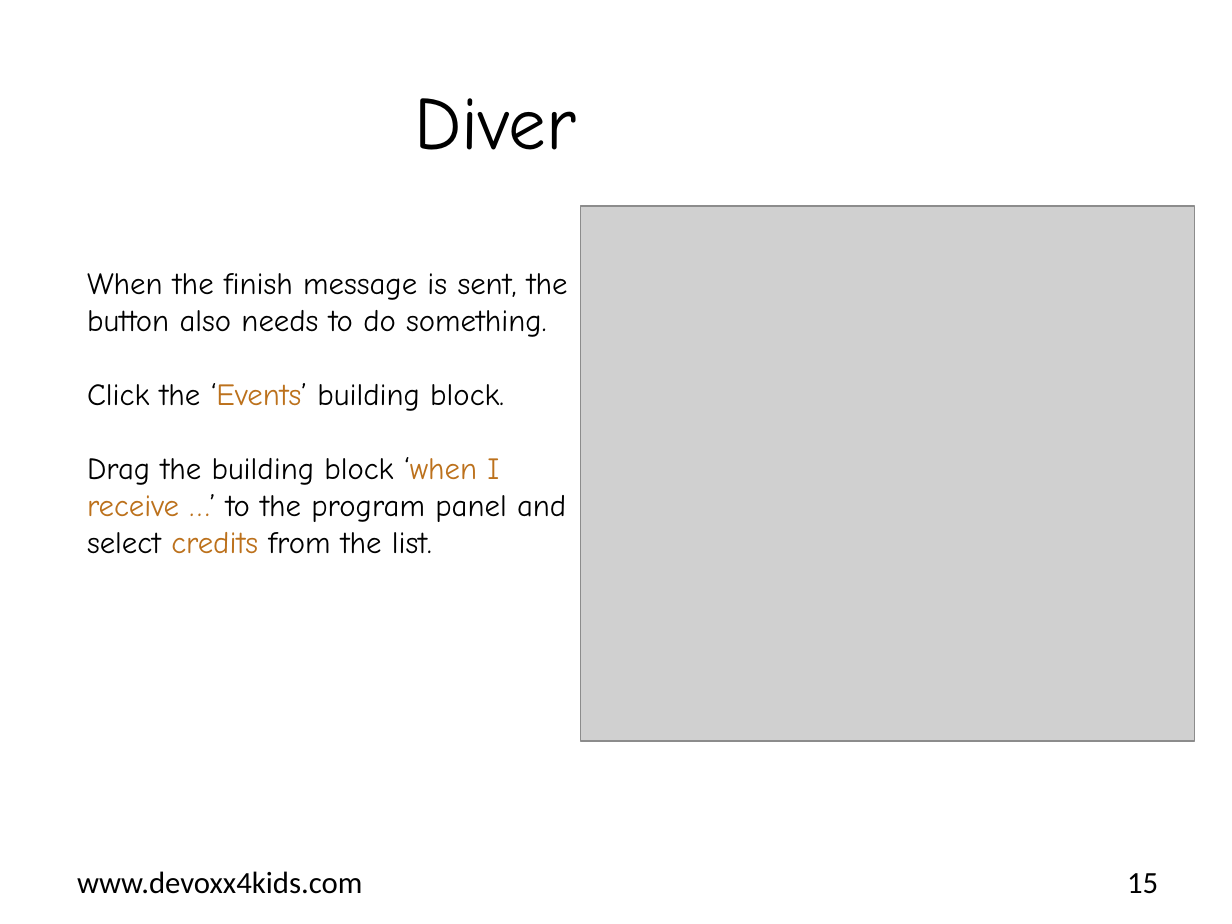
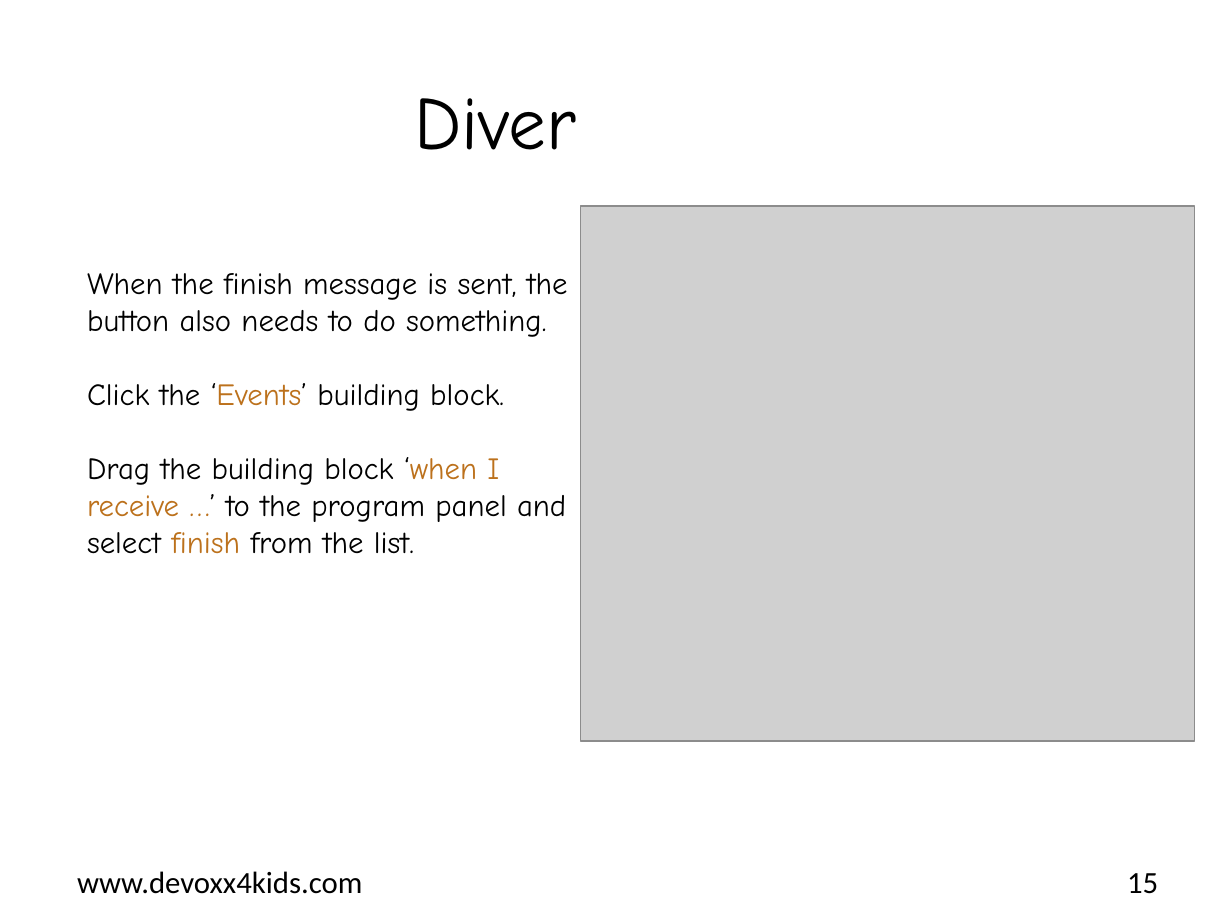
Before and after one commit to bertjan/jpoint-devoxx4kids, a slide deck: slide 15 of scratch-leapmotion/instructions/en/Assignment_Diver.pptx. Drawn at 1232x924 pixels with LibreOffice and Linux fonts; fonts in the diff are those of the drawing; grey boxes stand for pictures; background and template pictures are left out. Boxes give left, top, right and bottom in pixels: in the first picture for what was removed or moved away, otherwise in the second. Text is boxed around its words. In the diff, an @@ line names an element or a change of style, - is before the commit and + after.

```diff
--- a/scratch-leapmotion/instructions/en/Assignment_Diver.pptx
+++ b/scratch-leapmotion/instructions/en/Assignment_Diver.pptx
@@ text at bbox=[87, 457, 566, 554]: text changed @@
-Drag the building block ‘when I receive …’ to the program panel and select credits from the list.
+Drag the building block ‘when I receive …’ to the program panel and select finish from the list.
```
Also in this commit, not shown: 17 other slides changed, 1 other file.
